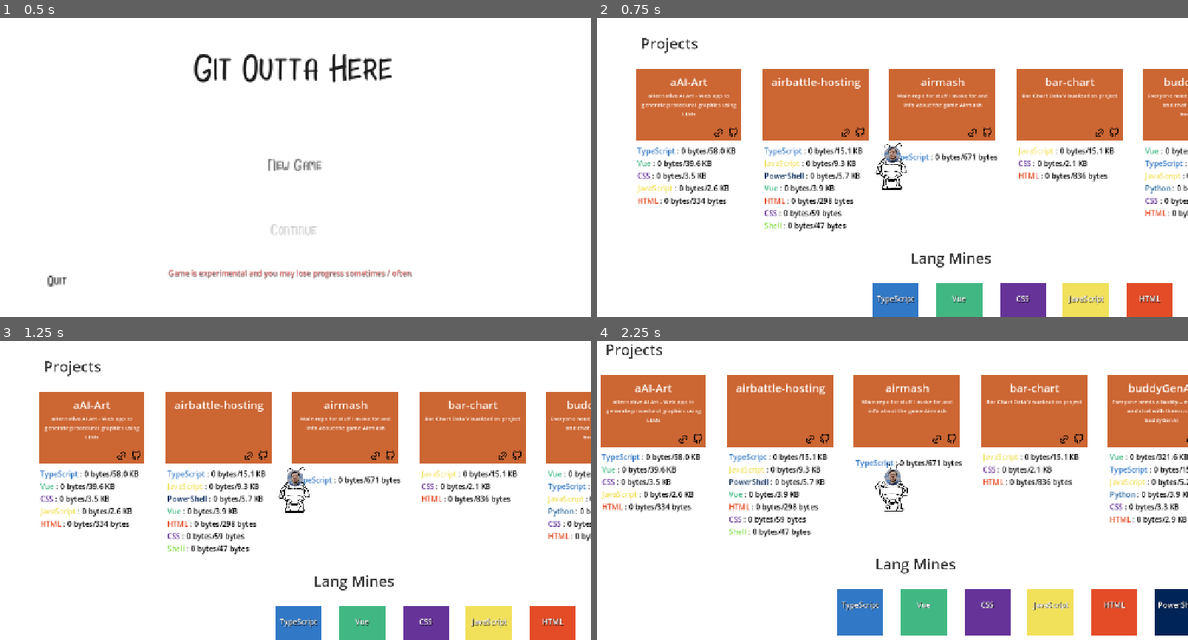
Above: before the commit, frames 1-4 (two rows, left to right).
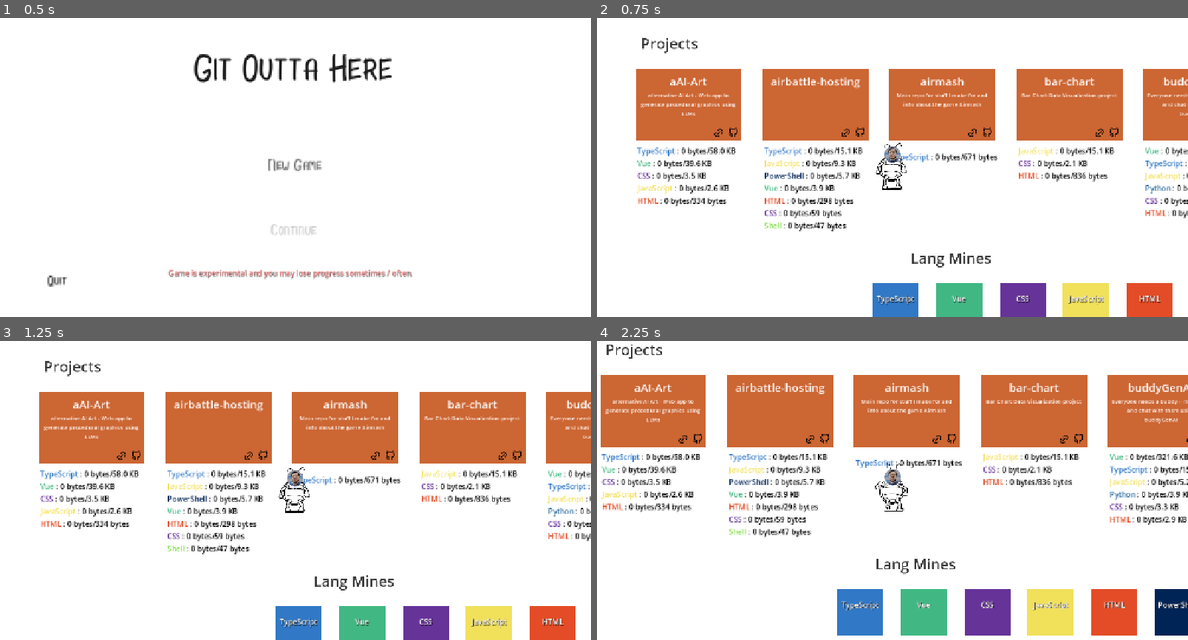
Above: after the commit, the same moments.

Repository: parsehex/git-outta-here
Game: Godot game, scene res://scenes/levels/Intro.tscn
Same seed, same stepped clock (60 frames per second), same inputs: the game is played once before the commit and once after it.
Inputs:
- Up to frame 1 (0.5 s): no input
- Up to frame 2 (0.75 s): click "New Game" at 0.5 s
- Up to frame 3 (1.25 s): no input
- Up to frame 4 (2.25 s): tap Enter at 1.25 s; hold Right (move_right) 1.28-2.03 s; tap Ctrl (attack) at 1.35 s; hold Down (move_down) from 2.03 s (still down); tap E (interact) at 2.1 s

Frame 1 is identical in both runs. In frame 2, 1.4% of the frame differs, in the area x 7-100%, y 19-33%; in frame 3, 1.4%; in frame 4, 1.7%, in the area x 1-100%, y 14-28%.

Commit message:
btn label, adjust repo layout

Diff:
--- a/scenes/levels/Outside.tscn
+++ b/scenes/levels/Outside.tscn
@@ -93,7 +93,7 @@
 offset_right = 93.33331
 offset_bottom = 127.666664
 theme_override_font_sizes/font_size = 24
-text = "Get a faster keyboard"
+text = "Find luckier hands"
 
 [node name="LuckyFingersInfoLabel" type="Label" parent="Spawnpoints/Upgrades"]
 offset_left = -280.00003
--- a/scenes/misc/Repository.tscn
+++ b/scenes/misc/Repository.tscn
@@ -39,10 +39,10 @@
 alignment = 1
 
 [node name="LabelContainer" type="VBoxContainer" parent="."]
-offset_left = -74.0
-offset_top = -39.5
-offset_right = 142.5
-offset_bottom = 69.0
+offset_left = -77.0
+offset_top = -40.0
+offset_right = 143.0
+offset_bottom = 70.0
 
 [node name="NameLabel" type="Label" parent="LabelContainer"]
 layout_mode = 2
